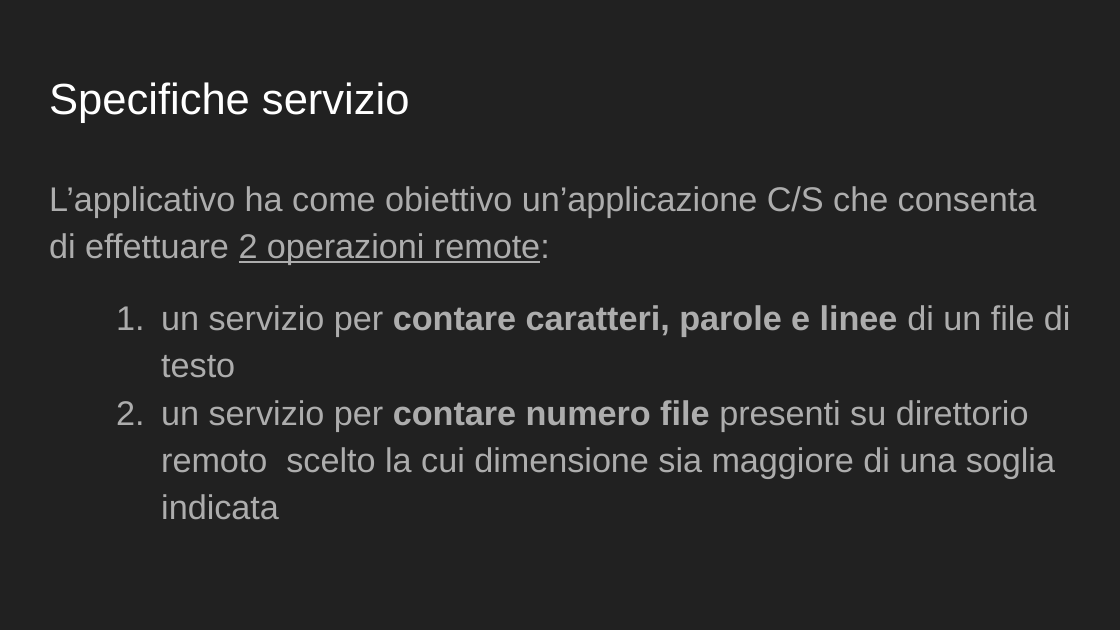
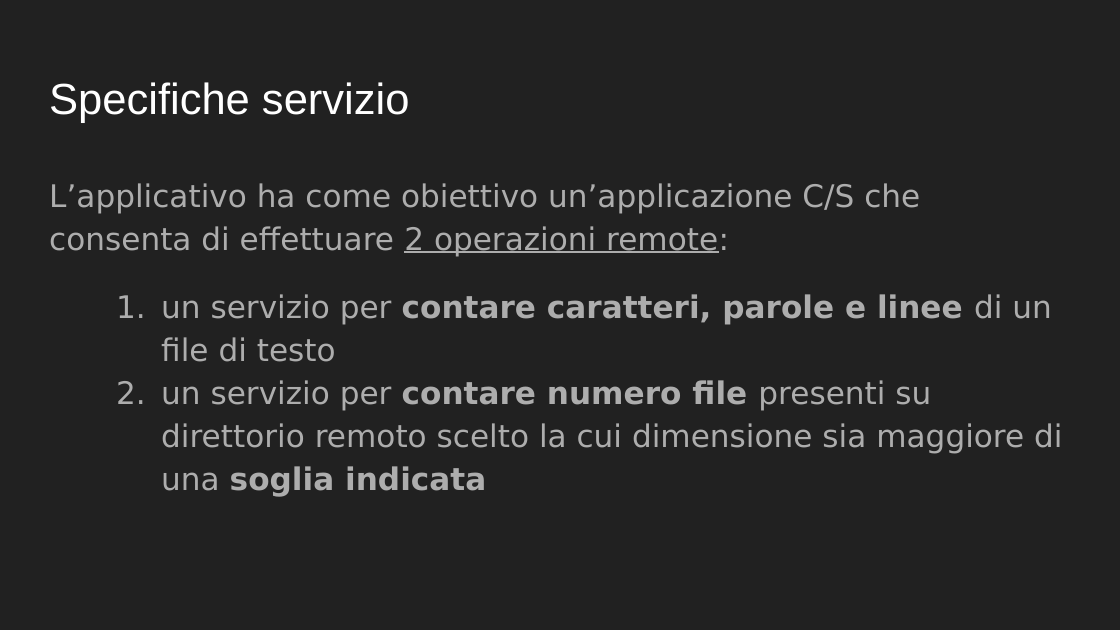
Before and after one commit to reticalcolatori/esercitazione8, a slide deck: slide 2 of PresentazioneEs6.pptx. Drawn at 1120x630 pixels with LibreOffice and Linux fonts; fonts in the diff are those of the drawing. Boxes give left, top, right and bottom in pixels: in the first picture for what was removed or moved away, otherwise in the second. Text is boxed around its words. In the diff, an @@ line names an element or a change of style, - is before the commit and + after.

```diff
--- a/PresentazioneEs6.pptx
+++ b/PresentazioneEs6.pptx
@@ text "L’applicativo ha come obiettivo un’applicazione ..." at (49,183,1062,497): size 22 to 20 pt, font Arial to DejaVu Sans; bold on in "soglia indicata" @@
```
Also in this commit, not shown: 4 other slides changed, 3 slides added, 3 slides removed.
